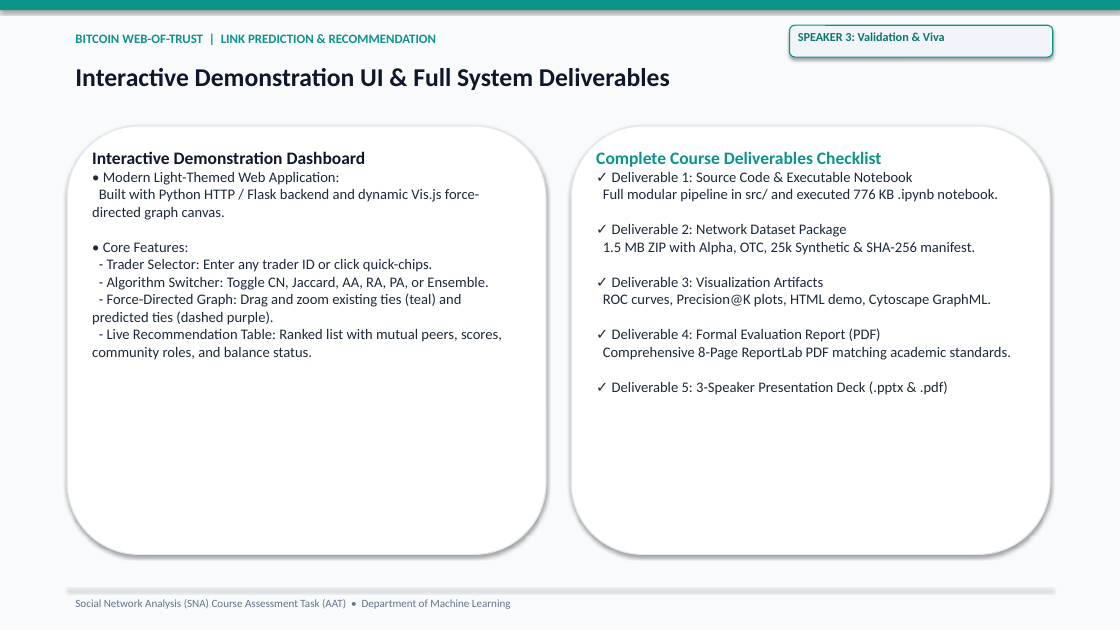
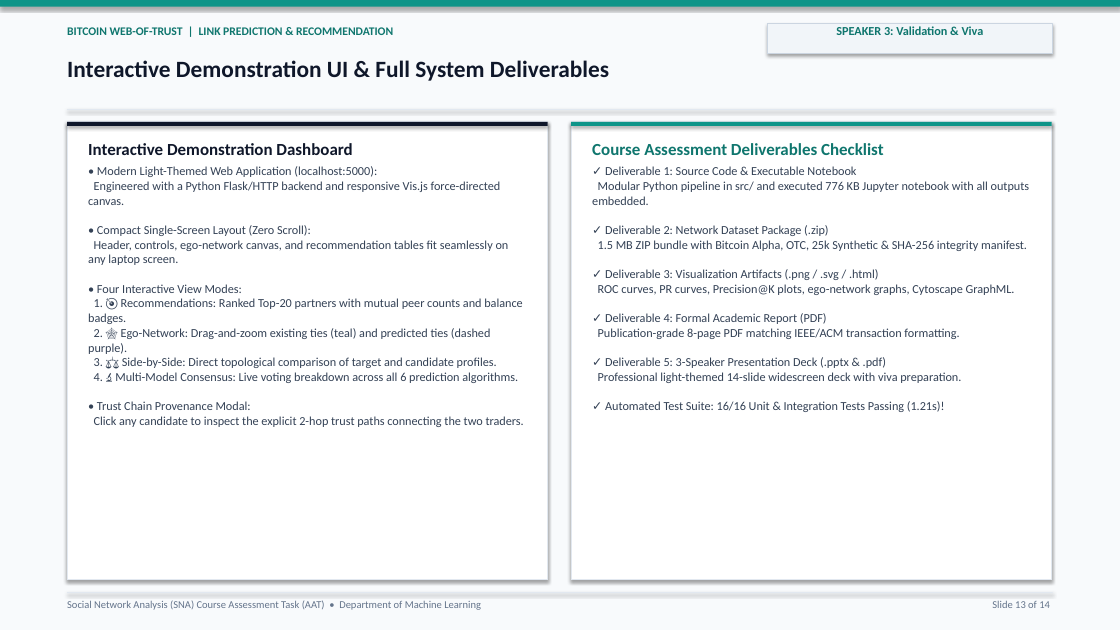
Before and after one commit to Lion4467cat/bitcoin-trust-link-prediction, a slide deck: slide 13 of slides/link_prediction_presentation.pptx. Drawn at 1120x630 pixels with LibreOffice and Linux fonts; fonts in the diff are those of the drawing. Boxes give left, top, right and bottom in pixels: in the first picture for what was removed or moved away, otherwise in the second. Text is boxed around its words. In the diff, an @@ line names an element or a change of style, - is before the commit and + after.

Commit message:
feat(ui,deck,report): overhaul side-by-side suite, light-theme 14-slide deck & publication report
- Overhaul Side-by-Side view in src/serve.py into a 3-mode interactive suite (Table+Live Graph, Trader Head-to-Head, Model vs Model) with zero canvas collapse and smooth Vis.js focus
- Redesign all 14 slides in slides/build_link_prediction_deck.py into a crisp enterprise light aesthetic (#F8FAFC) with framed figures, unclipped single-line titles, and 16/16 test tally
- Rebalance 8-page academic report in reports/build_link_prediction_report.py with sociological literature matrix, Min-Max ensemble scaling proof, metric invariants table, and fixed Unicode glyphs
- Re-export high-resolution link_prediction_precision_at_k.png with unclipped title
- All 16 unit and integration tests passing

```diff
--- a/slides/link_prediction_presentation.pptx
+++ b/slides/link_prediction_presentation.pptx
@@ text "BITCOIN WEB-OF-TRUST | LINK PREDICTION ..." at [67,27,393,35]: size 11 to 10 pt, text colour #0D9488 to #0F766E @@
@@ text "SPEAKER 3: Validation & Viva": place and size @@
-text "SPEAKER 3: Validation & Viva" at [798,32,945,41]
+text "SPEAKER 3: Validation & Viva" at [836,26,984,35]
@@ text "SPEAKER 3: Validation & Viva" at [836,26,984,35]: alignment left to centre @@
@@ rectangle: place and size @@
-rectangle at [790,25,1053,57]
+rectangle at [767,24,1053,54]
@@ rectangle at [767,24,1053,54]: rounded rectangle to rectangle; outline #0D9488 1 pt to #CBD5E1 0.75 pt @@
@@ text "Interactive Demonstration UI & Full ..." at [67,60,609,81]: size 22 to 20 pt @@
@@ rectangle: place and size @@
-rectangle at [67,588,1053,589]
+rectangle at [67,109,1053,110]
@@ rectangle: place and size @@
-rectangle at [571,126,1050,555]
+rectangle at [67,122,548,580]
@@ rectangle at [67,122,548,580]: rounded rectangle to rectangle @@
@@ rounded rectangle removed at [67,126,546,555] @@
@@ rectangle added at [67,122,548,126], fill #0F172A @@
@@ text at [88,143,352,155]: size 15 to 14.5 pt in "Interactive Demonstration Dashboard" @@
@@ rectangle added at [571,122,1052,580], fill #FFFFFF, outline #E2E8F0 1 pt @@
@@ rectangle added at [571,122,1052,126], fill #0D9488 @@
@@ text at [592,143,1030,412]: text changed; size 12.5 to 10.5 pt; text colour #1E293B to #334155 @@
-Complete Course Deliverables Checklist
-✓ Deliverable 1: Source Code & Executable Notebook
-Full modular pipeline in src/ and executed 776 KB .ipynb notebook.
-✓ Deliverable 2: Network Dataset Package
-1.5 MB ZIP with Alpha, OTC, 25k Synthetic & SHA-256 manifest.
-✓ Deliverable 3: Visualization Artifacts
-ROC curves, Precision@K plots, HTML demo, Cytoscape GraphML.
-✓ Deliverable 4: Formal Evaluation Report (PDF)
-Comprehensive 8-Page ReportLab PDF matching academic standards.
-✓ Deliverable 5: 3-Speaker Presentation Deck (.pptx & .pdf)
+Course Assessment Deliverables Checklist
+✓ Deliverable 1: Source Code & Executable Notebook
+Modular Python pipeline in src/ and executed 776 KB Jupyter notebook with all outputs embedded.
+✓ Deliverable 2: Network Dataset Package (.zip)
+1.5 MB ZIP bundle with Bitcoin Alpha, OTC, 25k Synthetic & SHA-256 integrity manifest.
+✓ Deliverable 3: Visualization Artifacts (.png / .svg / .html)
+ROC curves, PR curves, Precision@K plots, ego-network graphs, Cytoscape GraphML.
+✓ Deliverable 4: Formal Academic Report (PDF)
+Publication-grade 8-page PDF matching IEEE/ACM transaction formatting.
+✓ Deliverable 5: 3-Speaker Presentation Deck (.pptx & .pdf)
+Professional light-themed 14-slide widescreen deck with viva preparation.
+✓ Automated Test Suite: 16/16 Unit & Integration Tests Passing (1.21s)!
@@ text at [88,166,524,427]: text changed; size 12.5 to 10.5 pt; text colour #1E293B to #334155 @@
-• Modern Light-Themed Web Application:
-Built with Python HTTP / Flask backend and dynamic Vis.js force-directed graph canvas.
-• Core Features:
-- Trader Selector: Enter any trader ID or click quick-chips.
-- Algorithm Switcher: Toggle CN, Jaccard, AA, RA, PA, or Ensemble.
-- Force-Directed Graph: Drag and zoom existing ties (teal) and predicted ties (dashed purple).
-- Live Recommendation Table: Ranked list with mutual peers, scores, community roles, and balance status.
+• Modern Light-Themed Web Application (localhost:5000):
+Engineered with a Python Flask/HTTP backend and responsive Vis.js force-directed canvas.
+• Compact Single-Screen Layout (Zero Scroll):
+Header, controls, ego-network canvas, and recommendation tables fit seamlessly on any laptop screen.
+• Four Interactive View Modes:
+1. 🎯 Recommendations: Ranked Top-20 partners with mutual peer counts and balance badges.
+2. 🕸️ Ego-Network: Drag-and-zoom existing ties (teal) and predicted ties (dashed purple).
+3. ⚖️ Side-by-Side: Direct topological comparison of target and candidate profiles.
+4. 🔬 Multi-Model Consensus: Live voting breakdown across all 6 prediction algorithms.
+• Trust Chain Provenance Modal:
+Click any candidate to inspect the explicit 2-hop trust paths connecting the two traders.
@@ text "Social Network Analysis (SNA) Course ..." at [67,600,481,610]: size 9.5 to 9 pt @@
@@ rectangle added at [67,592,1053,593], fill #E2E8F0 @@
@@ text added at [992,601,1050,608], 9 pt, text #64748B @@
+Slide 13 of 14
```
Also in this commit, not shown: 13 other slides changed, 12 other files.
